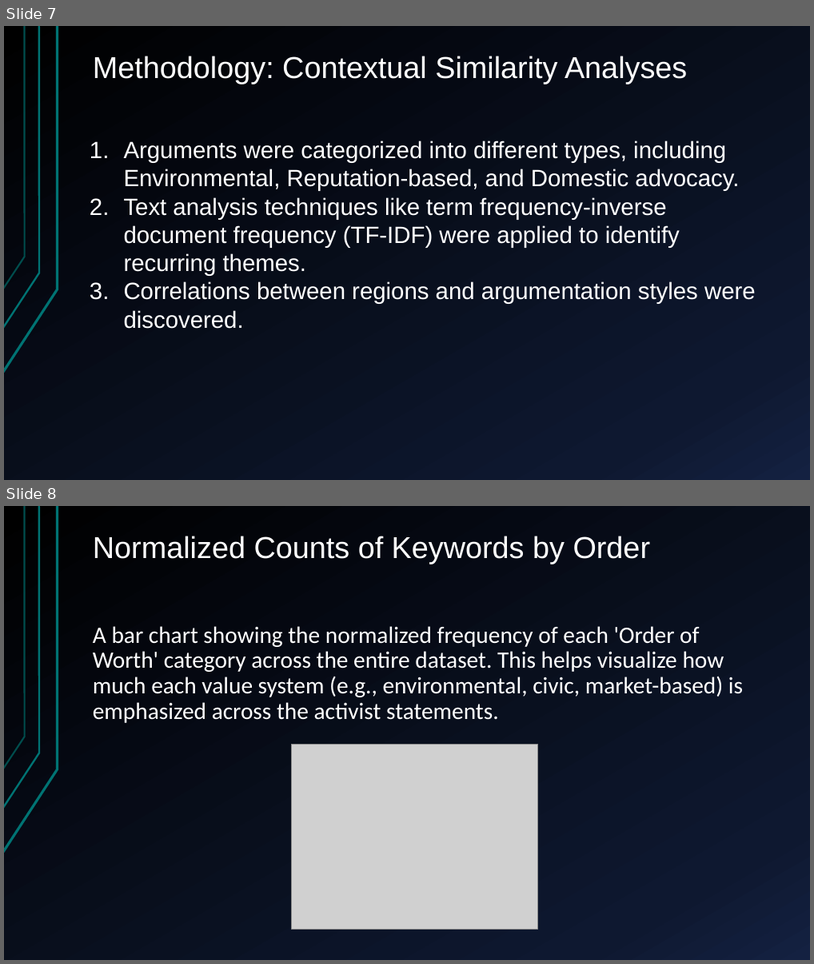
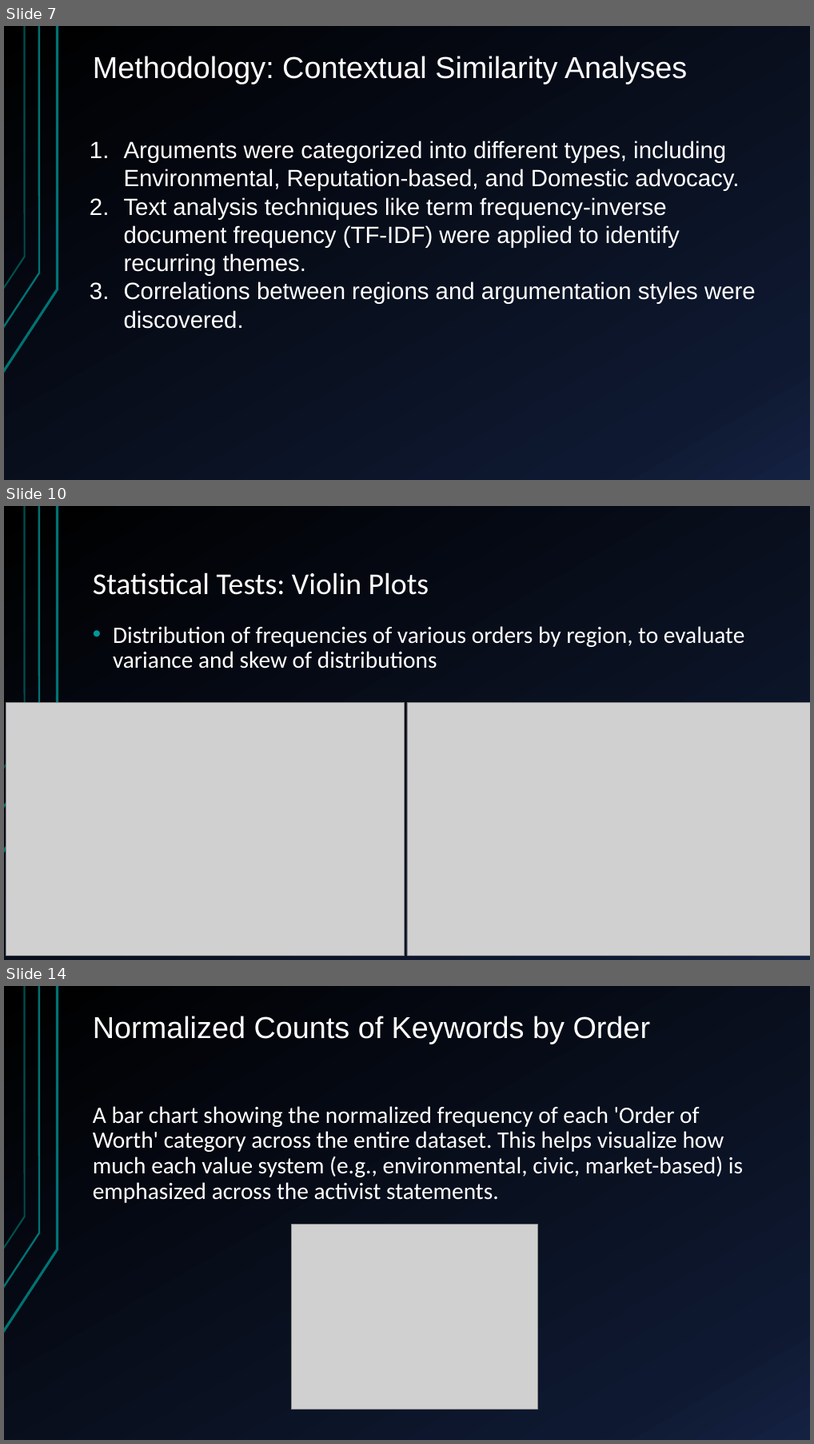
Before and after one commit to shrekapoor99/Springboard, a slide deck: Capstone_Presentation/CapstoneProject Presentation.pptm. Shown one above the other, each under a label of ours: slides 7 and 8 before the commit, slides 7, 10 and 14 after it; the slides between them are not shown. The pictures are 814x964 and 814x1444 pixels, drawn with LibreOffice and Linux fonts; fonts in the diff are those of the drawing; grey boxes stand for pictures. Boxes give left, top, right and bottom in pixels: in the first picture for what was removed or moved away, otherwise in the second. Text is boxed around its words. In the diff, an @@ line names an element or a change of style, - is before the commit and + after.

```diff
--- a/Capstone_Presentation/CapstoneProject Presentation.pptm
+++ b/Capstone_Presentation/CapstoneProject Presentation.pptm
@@ slide 10 added at (4,506,810,960), background gradient #000000 to #0F1931 to #142242; not listed: 3 template elements that a slide beside it also shows @@
@@ title added at (93,572,430,595), 36 pt, text #FFFFFF @@
+Statistical Tests: Violin Plots
@@ text added at (113,626,745,668), 28 pt, text #FFFFFF @@
+• Distribution of frequencies of various orders by region, to evaluate variance and skew of distributions
@@ picture added at (6,703,405,955) @@
@@ picture added at (407,703,810,955) @@
@@ what was slide 8 is now slide 14 @@
```
Also in this commit, not shown: 2 slides changed, 9 other slides added.
